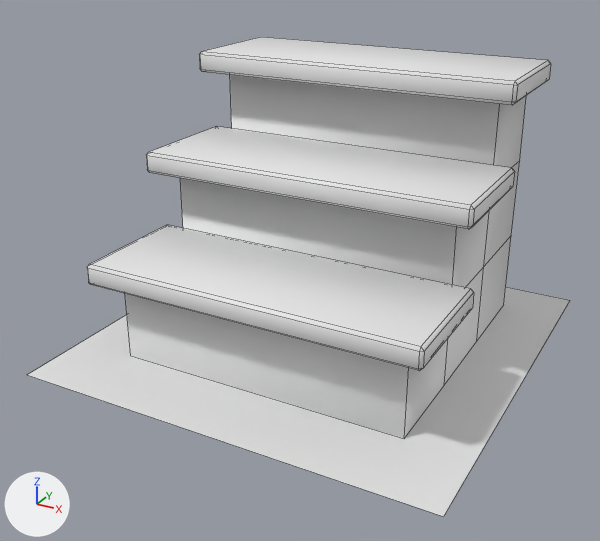
What one commit did to the Blender file Assets/Models/stairs_tile.blend.
Rendered twice from a 50 mm camera at (1.68, -3.29, 1.96) aimed at (-0.04, -0.16, 0.4). The axes (+X, +Y, +Z) are drawn at lower left. The lights are the same throughout. Mesh edges are drawn as thin lines.
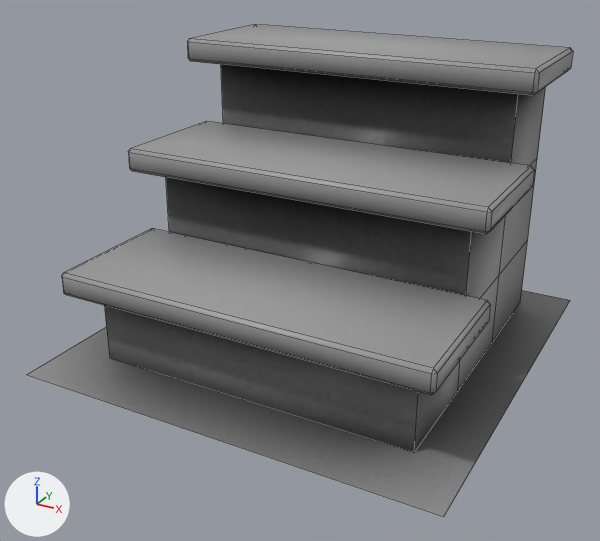
Pixel boxes (x1, y1, x2, y2) of what changed, in the pictures (600 x 541 px; the box of a moved part takes in the faces that stretch with it):
'Plane', reshaped
    before: (28, 37, 570, 517)
    after: (28, 24, 573, 517)
part 1 of me_plane, moved or reshaped
    before: (87, 225, 474, 371)
    after: (62, 228, 490, 395)
part 2 of me_plane, moved or reshaped
    before: (146, 126, 515, 229)
    after: (128, 121, 534, 234)
part 3 of me_plane, moved or reshaped
    before: (199, 37, 551, 105)
    after: (187, 24, 573, 96)
part 4 of me_plane, rebuilt (10% wider, 7% taller)
    before: (125, 75, 527, 438)
    after: (104, 64, 546, 452)
part 5 of me_plane, recoloured (white to grey)
    both: (28, 290, 570, 517)

Patch to the scene script:
```diff
--- a/Assets/Models/stairs_tile.blend.py
+++ b/Assets/Models/stairs_tile.blend.py
@@ img_untitled @@
+img_untitled = load_image('Untitled', '../Textures/stair_tile_occlusion.png', 512, 512, 'sRGB')
@@ mat_untitled @@
+mat_untitled = principled_material('Untitled')
+mat_untitled.texture = img_untitled
@@ me_plane @@
 # used by ob_plane; location = (0.0, 0.0, 0.0)
-me_plane.from_pydata(...)  # 99 vertices, 94 faces; spans x -1.0..1.0, y -1.0..1.0, z 0.0..1.3
+me_plane.from_pydata(...)  # 102 vertices, 100 faces; spans x -1.0..1.0, y -1.0..1.0, z 0.0..1.35
+# me_plane part 1: the loose piece of 24 vertices spanning x -0.8..0.8, y -0.76..-0.16, z 0.4..0.5 is scaled about its middle by 1.1, then moved by (0.0, -0.05, -0.03), in mat_untitled (picture img_untitled)
+# me_plane part 2: the loose piece of 24 vertices spanning x -0.8..0.8, y -0.3..0.3, z 0.8..0.9 is scaled about its middle by 1.1, then moved by (0.0, -0.01, 0.01), in mat_untitled (picture img_untitled)
+# me_plane part 3: the loose piece of 24 vertices spanning x -0.8..0.8, y 0.17..0.77, z 1.2..1.3 is scaled about its middle by 1.1, then moved by (0.0, 0.04, 0.05), in mat_untitled (picture img_untitled)
+# me_plane part 4: the loose piece of 23 vertices spanning x -0.7..0.7, y -0.63..0.77, z 0.0..1.2 is rebuilt with 26 vertices and now spans x -0.77..0.77, y -0.7..0.84, z 0.0..1.24, in mat_untitled (picture img_untitled)
+# me_plane part 5: 1 face spanning x -1.0..1.0, y -1.0..1.0, z 0.0 switches from no material to mat_untitled (picture img_untitled)
+me_plane.materials.append(mat_untitled)  # picture img_untitled
```
